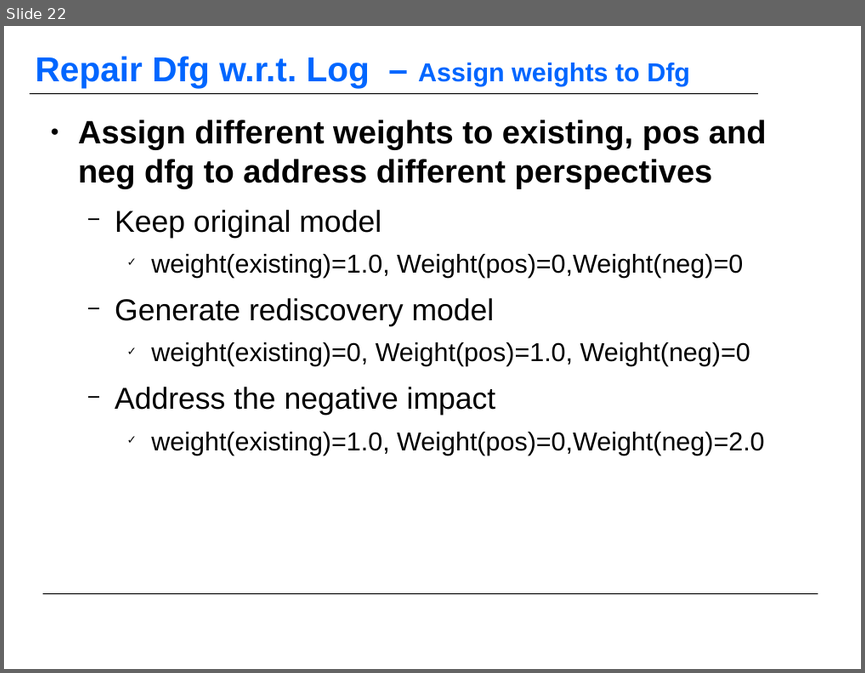
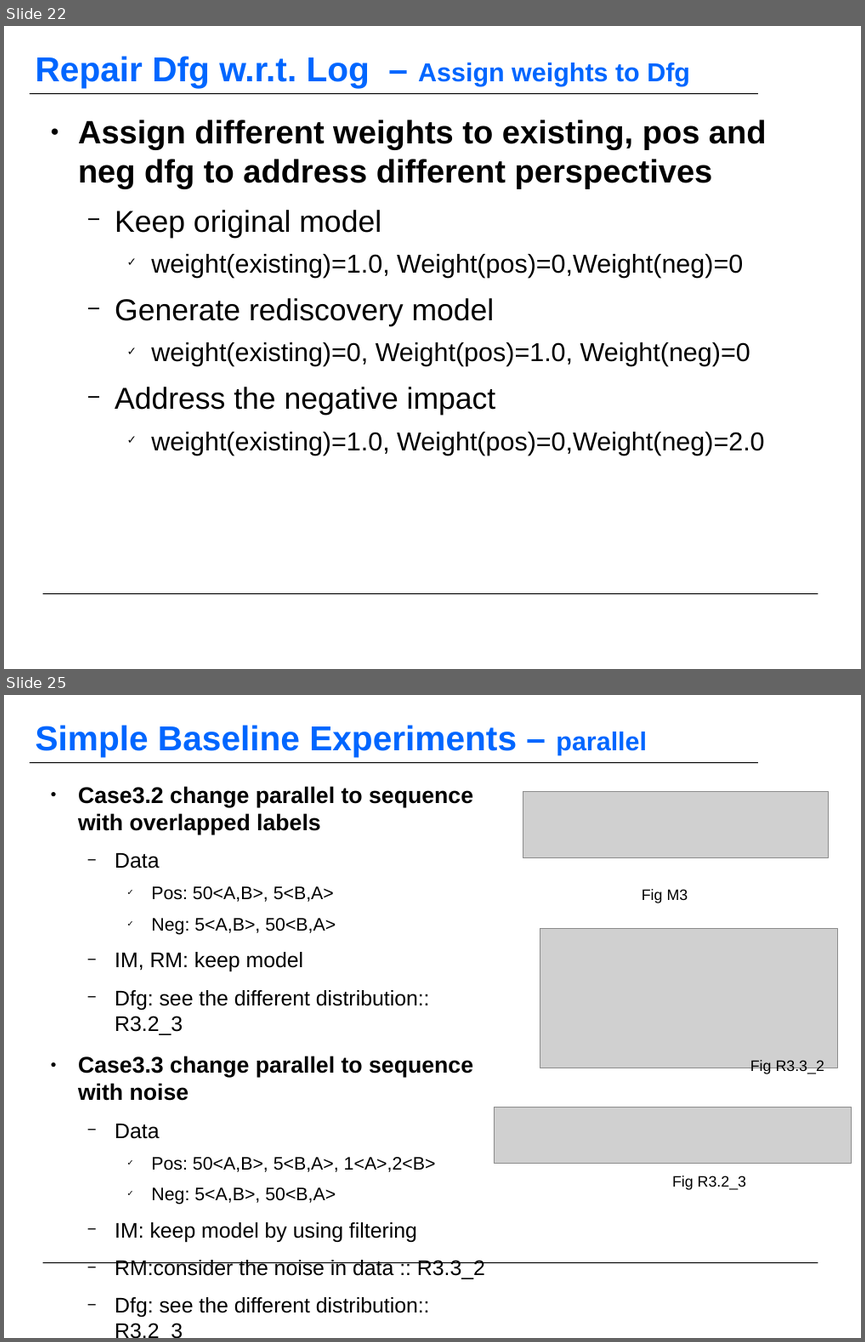
Before and after one commit to KFDing/masterthesis, a slide deck: official_report/MasterThesis_Report_03_Dfg_02.odp. Shown one above the other, each under a label of ours: slide 22 before the commit, slides 22 and 25 after it; the slides between them are not shown. The pictures are 865x673 and 865x1342 pixels, drawn with LibreOffice and Linux fonts; fonts in the diff are those of the drawing; grey boxes stand for pictures; background and template pictures are left out. Boxes give left, top, right and bottom in pixels: in the first picture for what was removed or moved away, otherwise in the second. Text is boxed around its words. In the diff, an @@ line names an element or a change of style, - is before the commit and + after.

```diff
--- a/official_report/MasterThesis_Report_03_Dfg_02.odp
+++ b/official_report/MasterThesis_Report_03_Dfg_02.odp
@@ slide 25 added at bbox=[4, 695, 861, 1338], background #FFFFFF; not listed: 2 template elements that a slide beside it also shows @@
@@ title added at bbox=[35, 725, 647, 756], 32 pt, text #0066FF, bold @@
+Simple Baseline Experiments – parallel
@@ text added at bbox=[78, 786, 485, 1316], 19.6 pt, text #000000 @@
+● Case3.2 change parallel to sequence with overlapped labels
+  − Data
+    ✓ Pos: 50<A,B>, 5<B,A>
+    ✓ Neg: 5<A,B>, 50<B,A>
+  − IM, RM: keep model
+  − Dfg: see the different distribution:: R3.2_3
+● Case3.3 change parallel to sequence with noise
+  − Data
+    ✓ Pos: 50<A,B>, 5<B,A>, 1<A>,2<B>
+    ✓ Neg: 5<A,B>, 50<B,A>
+  − IM: keep model by using filtering
+  − RM:consider the noise in data :: R3.3_2
+  − Dfg: see the different distribution:: R3.2_3
@@ picture added at bbox=[523, 791, 828, 858] @@
@@ text added at bbox=[642, 889, 688, 903], 14 pt, text #000000 @@
+Fig M3
@@ picture added at bbox=[540, 928, 838, 1068] @@
@@ text added at bbox=[750, 1060, 824, 1075], 14 pt, text #000000 @@
+Fig R3.3_2
@@ picture added at bbox=[494, 1107, 851, 1163] @@
@@ text added at bbox=[672, 1175, 746, 1190], 14 pt, text #000000 @@
+Fig R3.2_3
```
Also in this commit, not shown: 6 slides changed, 3 other slides added, 2 slides removed, 5 other files.
